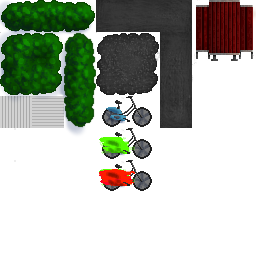
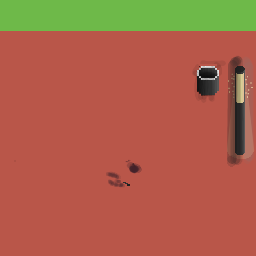
Before/after of a 256 x 256 layered artwork. What changed in the layer stack:
added group "lantern" with 9 layers above "bin" over [226, 55, 255, 167]
added layer "lantern-highlight" (addition, 41%) in group "lantern" over [241, 56, 254, 164]
added layer "lantern-shadow" (multiply, 74%) in group "lantern" over [227, 55, 243, 167]
added layer "lantern-foundation" in group "lantern" over [235, 66, 245, 155]
added layer "lantern-light-Kopie #1" (58%) in group "lantern" over [237, 73, 243, 103]
added layer "lantern-focus" (15%) in group "lantern" over [226, 68, 255, 159]
added layer "lantern-light" (58%) in group "lantern" over [236, 73, 244, 103]
added layer "lantern-outer-light" (54%) in group "lantern" over [228, 73, 253, 98]
added group "bin" with 3 layers above "bike-red" over [192, 60, 226, 103]
added layer "bin-shadow" (multiply, 90%) in group "bin" over [192, 60, 226, 103]
added layer "bin-foundation" in group "bin" over [197, 66, 219, 95]
removed layer "bike-accessories-shadow #2" (was multiply, 65%) from group "bike-red" over [14, 160, 125, 188]
added layer "bike-accessories-shadow-Kopie #1" (multiply, 65%) in group "bike-red" over [14, 159, 142, 188]
painted on "bike-color #1" over [0, 31, 256, 256]
removed layer "bike-accessories #2" from group "bike-red" over [106, 160, 133, 185]
added layer "bike-accessories-Kopie #1" in group "bike-red" over [106, 160, 139, 185]
removed layer "bike-accessories-shadow #1" (was multiply, 65%) from group "bike-green" over [14, 128, 125, 156]
added layer "bike-accessories-shadow-Kopie" (multiply, 65%) in group "bike-green" over [14, 127, 142, 156]
painted on "bike-color" over [0, 0, 256, 255]
removed layer "bike-accessories #1" from group "bike-green" over [106, 128, 133, 153]
added layer "bike-accessories-Kopie" in group "bike-green" over [106, 128, 139, 153]
painted on "bike-accessories-shadow" over [125, 95, 142, 110]
…and 4 more changes (3 added, 1 painted)
